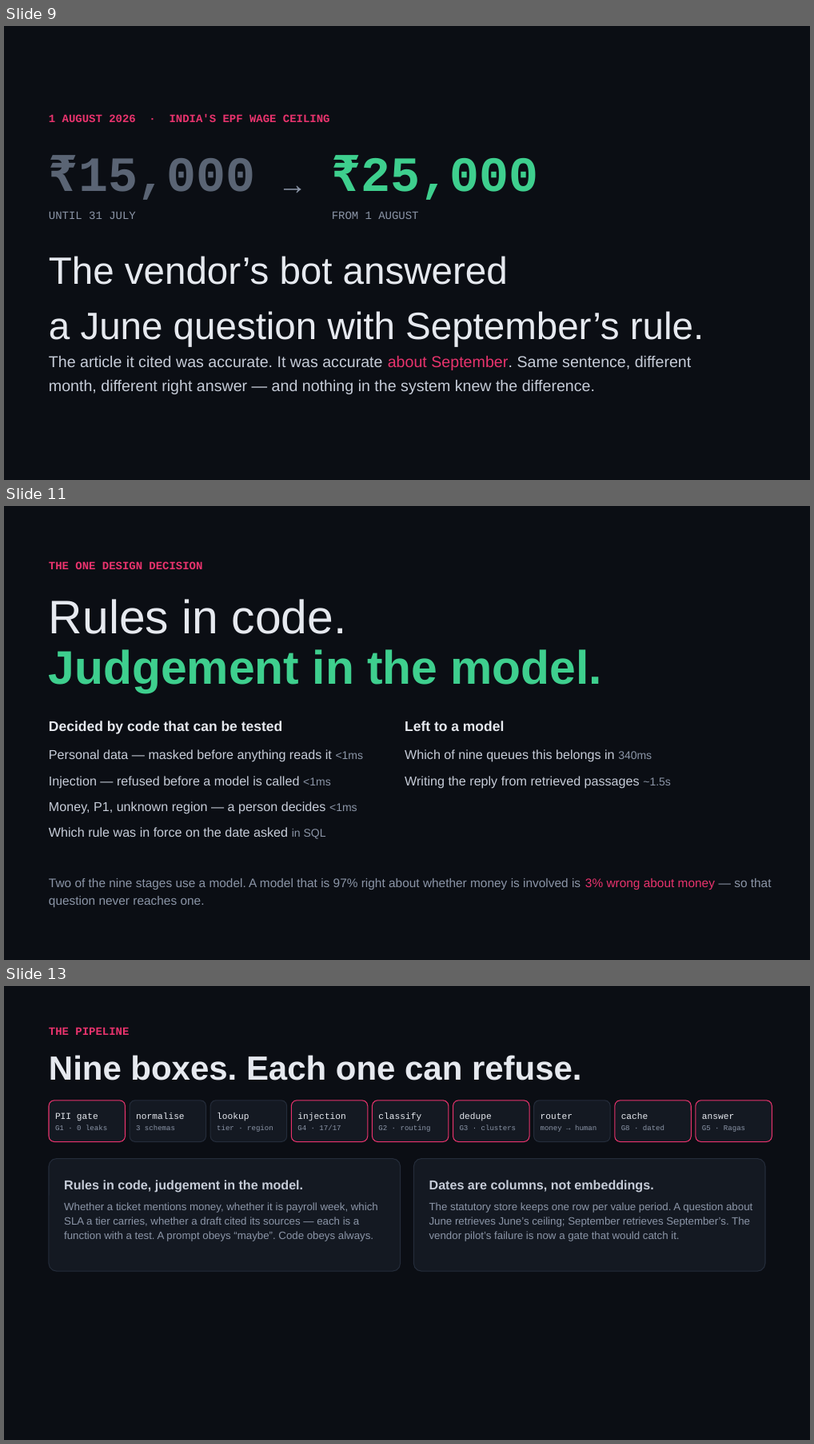
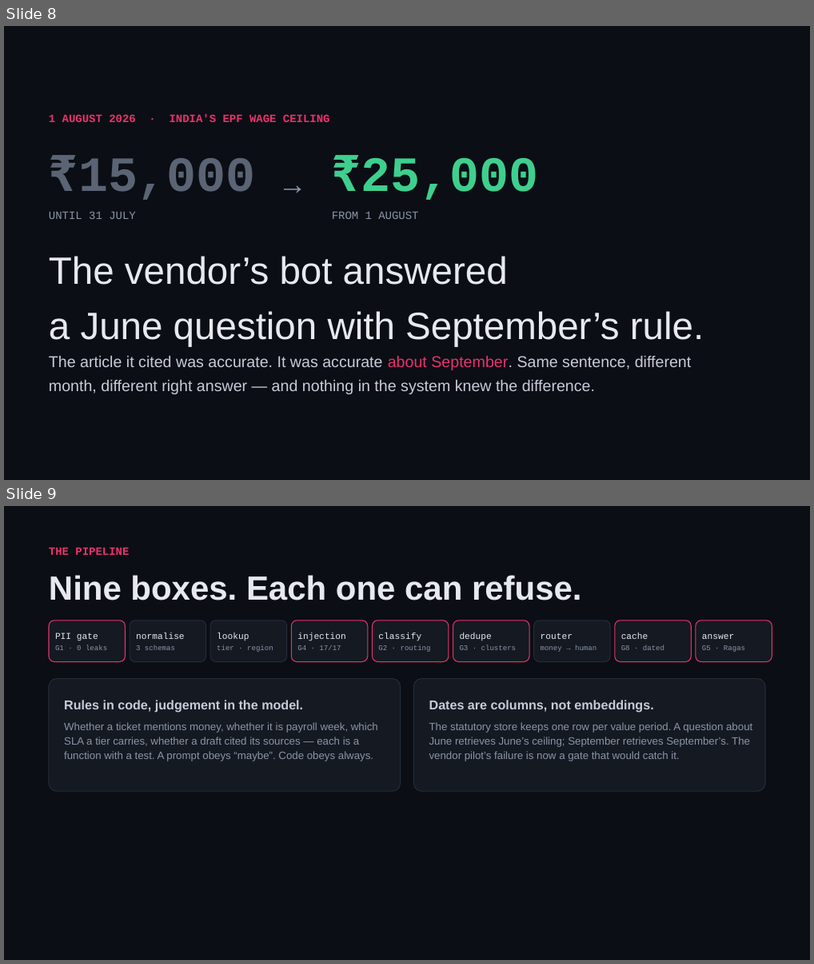
Before and after one commit to shivam-25/ramco-payce-pilot, a slide deck: docs/deck/ramco-payce-pilot.pptx. Shown one above the other, each under a label of ours: slides 9, 11 and 13 before the commit, slides 8 and 9 after it; the slides between them are not shown. The pictures are 814x1444 and 814x964 pixels, drawn with LibreOffice and Linux fonts; fonts in the diff are those of the drawing. Boxes give left, top, right and bottom in pixels: in the first picture for what was removed or moved away, otherwise in the second. Text is boxed around its words. In the diff, an @@ line names an element or a change of style, - is before the commit and + after.

```diff
--- a/docs/deck/ramco-payce-pilot.pptx
+++ b/docs/deck/ramco-payce-pilot.pptx
@@ slide 11 removed at (x1=4, y1=506, x2=810, y2=960), background #0B0E14 @@
@@ text removed at (x1=49, y1=561, x2=202, y2=569) @@
-THE ONE DESIGN DECISION
@@ text removed at (x1=49, y1=599, x2=602, y2=693) @@
-Rules in code.
-Judgement in the model.
@@ text removed at (x1=49, y1=720, x2=282, y2=734) @@
-Decided by code that can be tested
@@ text removed at (x1=405, y1=720, x2=504, y2=731) @@
-Left to a model
@@ text removed at (x1=49, y1=749, x2=364, y2=762) @@
-Personal data — masked before anything reads it <1ms
@@ text removed at (x1=405, y1=749, x2=652, y2=762) @@
-Which of nine queues this belongs in 340ms
@@ text removed at (x1=49, y1=776, x2=331, y2=788) @@
-Injection — refused before a model is called <1ms
@@ text removed at (x1=405, y1=776, x2=671, y2=788) @@
-Writing the reply from retrieved passages ~1.5s
@@ text removed at (x1=49, y1=801, x2=358, y2=814) @@
-Money, P1, unknown region — a person decides <1ms
@@ text removed at (x1=49, y1=827, x2=326, y2=839) @@
-Which rule was in force on the date asked in SQL
@@ text removed at (x1=49, y1=878, x2=772, y2=907) @@
-Two of the nine stages use a model. A model that is 97% right about whether money is involved is 3% wrong about money — so that question never reaches one.
@@ what was slide 9 is now slide 8 @@
@@ what was slide 13 is now slide 9 @@
```
Also in this commit, not shown: 1 slide changed, 6 other slides removed, 13 other files.
